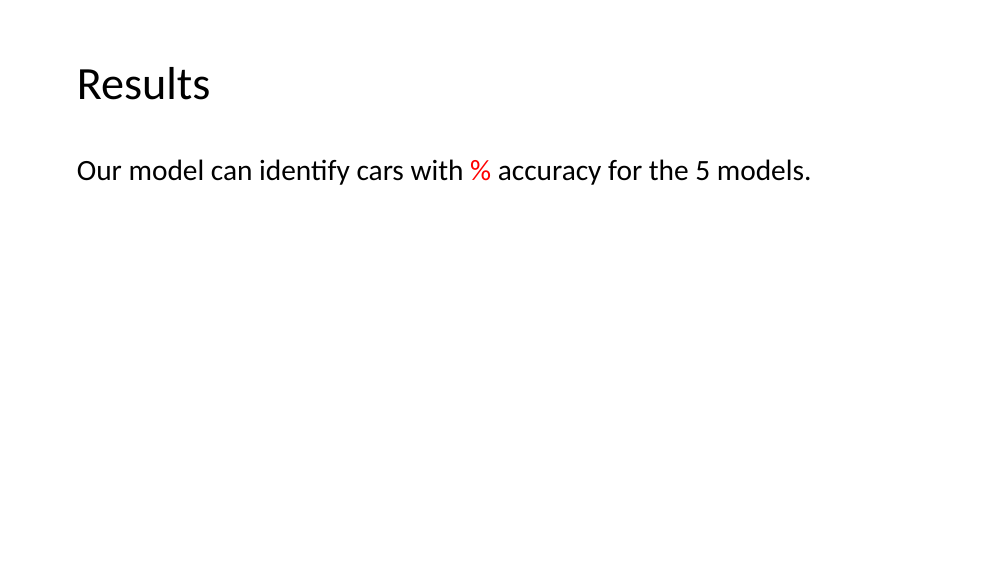
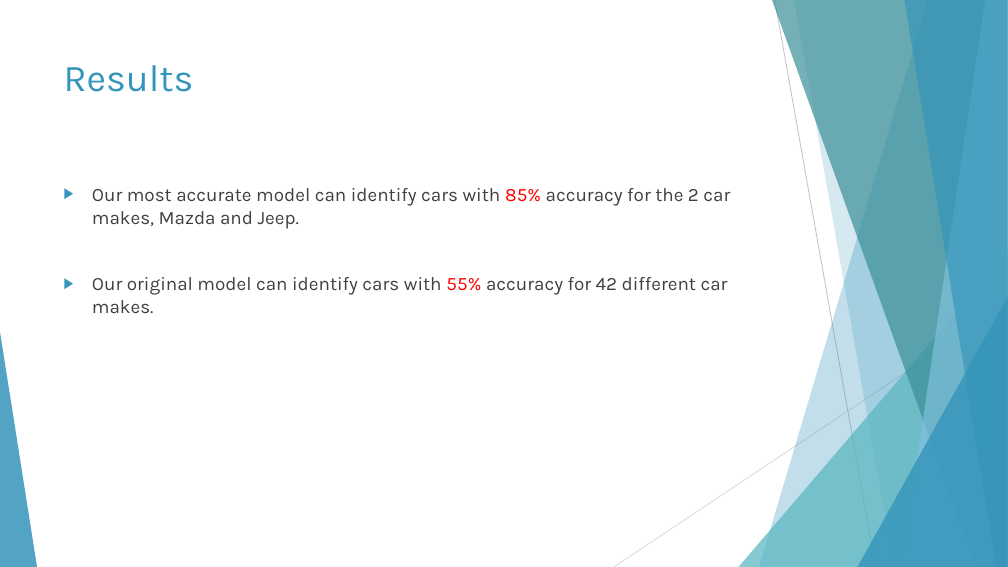
Before and after one commit to shreyasachdev/Project_4, a slide deck: slide 5 of Final Project.pptx (slide 3 before the commit). Drawn at 1008x567 pixels with LibreOffice and Linux fonts; fonts in the diff are those of the drawing. Boxes give left, top, right and bottom in pixels: in the first picture for what was removed or moved away, otherwise in the second. Text is boxed around its words. In the diff, an @@ line names an element or a change of style, - is before the commit and + after.

Commit message:
Presentation final

```diff
--- a/Final Project.pptx
+++ b/Final Project.pptx
@@ title "Results": place and size @@
-title "Results" at (77,67,211,100)
+title "Results" at (64,65,194,92)
@@ title "Results" at (64,65,194,92): size 44 to 36 pt, font Calibri to Karla, text colour #000000 to #3494BA; line spacing 0.9 to 1; vertical alignment middle to top @@
@@ text at (92,188,730,313): text changed; size 28 to 18 pt; font Calibri to Karla; text colour #000000 to #404040 @@
-Our model can identify cars with % accuracy for the 5 models.
+▶ Our most accurate model can identify cars with 85% accuracy for the 2 car makes, Mazda and Jeep.
+▶ Our original model can identify cars with 55% accuracy for 42 different car makes.
@@ group added at (0,0,1008,567): 5 freeform shapes, 3 triangles, 2 lines @@
```
Also in this commit, not shown: 3 other slides changed, 4 slides added, 3 other files.
